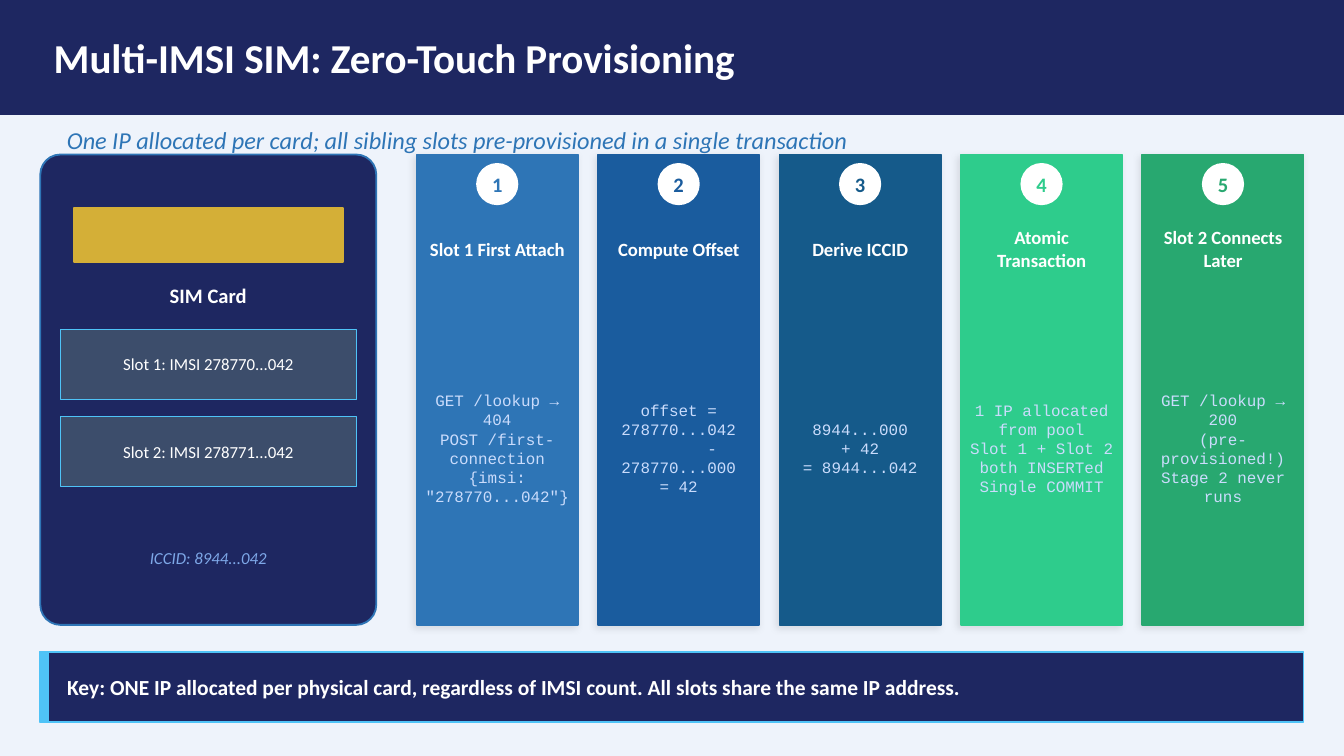
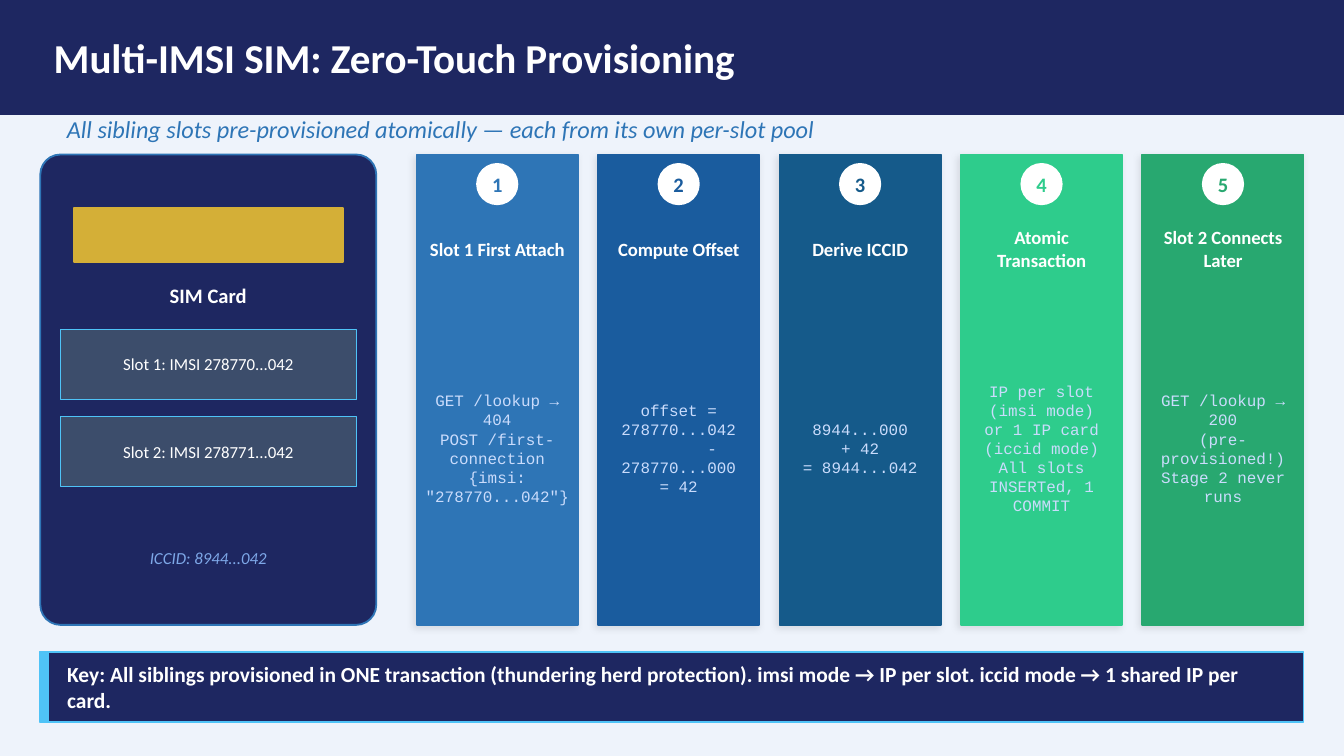
Before and after one commit to ridan5G/aaa-cloud-native, a slide deck: slide 7 of docs/aaa-platform-presentation.pptx. Drawn at 1344x756 pixels with LibreOffice and Linux fonts; fonts in the diff are those of the drawing. Boxes give left, top, right and bottom in pixels: in the first picture for what was removed or moved away, otherwise in the second. Text is boxed around its words. In the diff, an @@ line names an element or a change of style, - is before the commit and + after.

Commit message:
update to api,support 1st connect with multi apn and multi imsi and apn

```diff
--- a/docs/aaa-platform-presentation.pptx
+++ b/docs/aaa-platform-presentation.pptx
@@ text "All sibling slots pre-provisioned atomically ..." at bbox=[67, 121, 814, 142]: vertical alignment middle to top @@
@@ text at bbox=[67, 121, 814, 142]: text changed @@
-One IP allocated per card; all sibling slots pre-provisioned in a single transaction
+All sibling slots pre-provisioned atomically — each from its own per-slot pool
@@ text at bbox=[984, 385, 1099, 511]: text changed @@
-1 IP allocated from pool
-Slot 1 + Slot 2 both INSERTed
-Single COMMIT
+IP per slot (imsi mode)
+or 1 IP card (iccid mode)
+All slots INSERTed, 1 COMMIT
@@ text at bbox=[67, 666, 1238, 708]: text changed @@
-Key: ONE IP allocated per physical card, regardless of IMSI count. All slots share the same IP address.
+Key: All siblings provisioned in ONE transaction (thundering herd protection). imsi mode → IP per slot. iccid mode → 1 shared IP per card.
```
Also in this commit, not shown: 10 other slides changed, 1 slide added, 36 other files.
